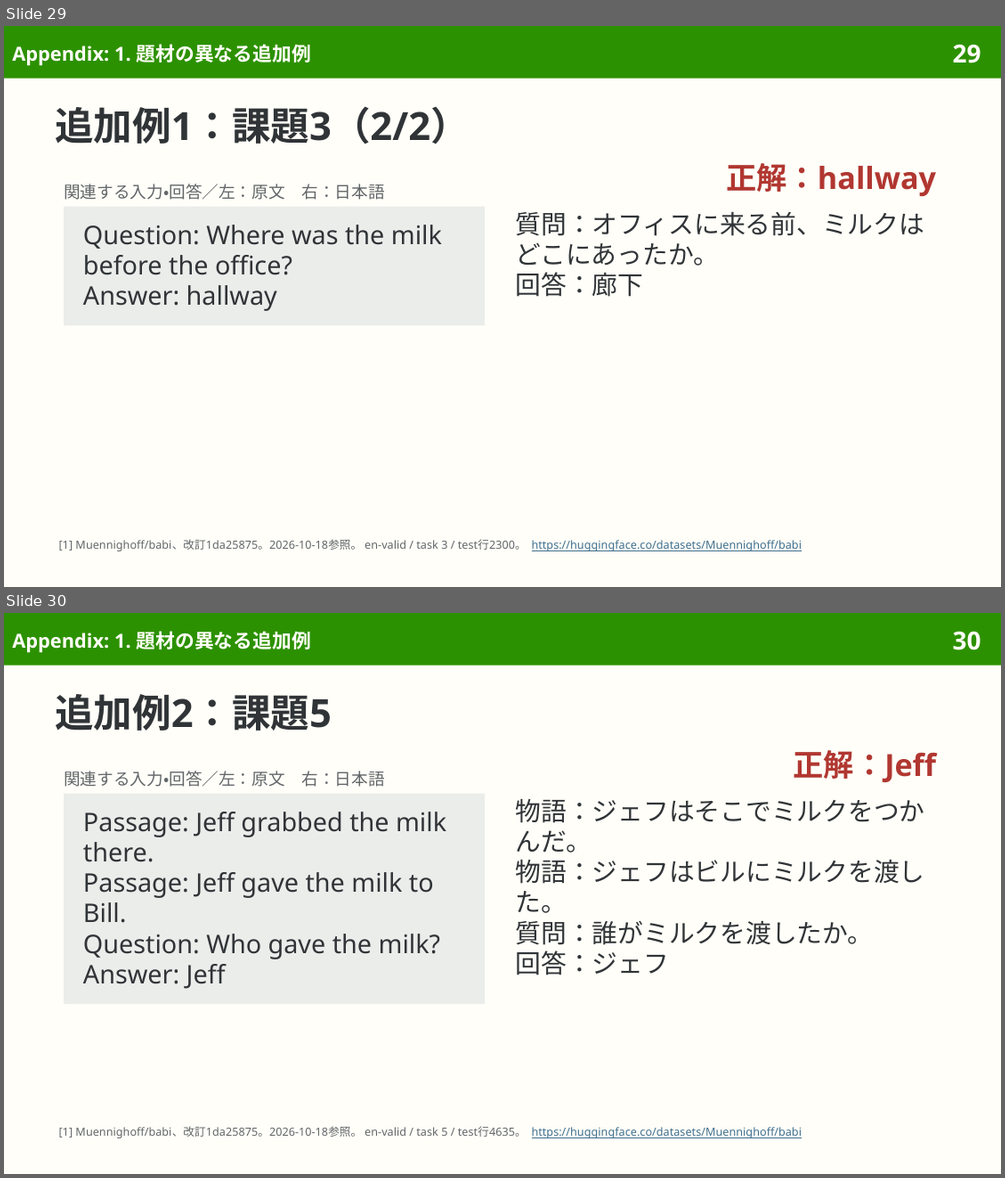
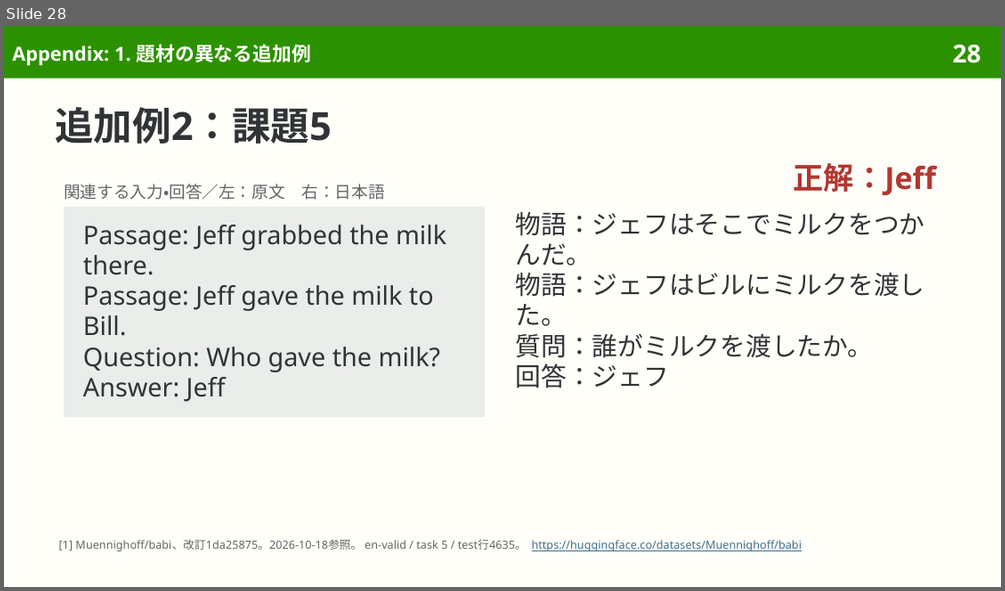
Before and after one commit to sasakiy84/datasets-in-10-minutes, a slide deck: slides/datasets-in-10-minutes-babi.pptx. Shown one above the other, each under a label of ours: slides 29 and 30 before the commit, slide 28 after it. The pictures are 1005x1178 and 1005x591 pixels, drawn with LibreOffice and Linux fonts; fonts in the diff are those of the drawing. Boxes give left, top, right and bottom in pixels: in the first picture for what was removed or moved away, otherwise in the second. Text is boxed around its words. In the diff, an @@ line names an element or a change of style, - is before the commit and + after.

Commit message:
Reflow babi examples with complete originals first

```diff
--- a/slides/datasets-in-10-minutes-babi.pptx
+++ b/slides/datasets-in-10-minutes-babi.pptx
@@ slide 29 removed at (4,26,1001,587), background #FFFEF8; not listed: 2 template elements that a slide beside it also shows @@
@@ title removed at (12,44,311,66) @@
-Appendix: 1. 題材の異なる追加例
@@ title removed at (55,106,469,143) @@
-追加例1：課題3（2/2）
@@ text removed at (64,184,385,200) @@
-関連する入力・回答／左：原文 右：日本語
@@ text removed at (727,163,937,196) @@
-正解：hallway
@@ rectangle removed at (64,207,485,326) @@
-Question: Where was the milk before the office?
-Answer: hallway
@@ text removed at (516,212,925,297) @@
-質問：オフィスに来る前、ミルクはどこにあったか。
-回答：廊下
@@ text removed at (59,539,801,551) @@
-[1] Muennighoff/babi、改訂1da25875。2026-10-18参照。 en-valid / task 3 / test行2300。 https://huggingface.co/datasets/Muennighoff/babi
@@ what was slide 30 is now slide 28 @@
@@ page number at (953,44,981,63): text changed @@
-30
+28
```
Also in this commit, not shown: 4 slides changed, 1 other slide removed, 9 other files.
